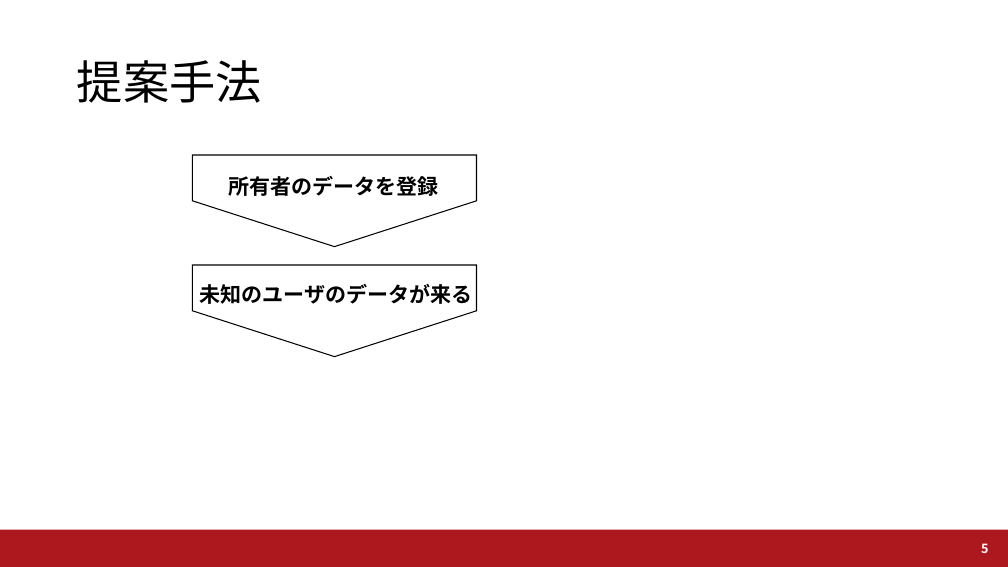
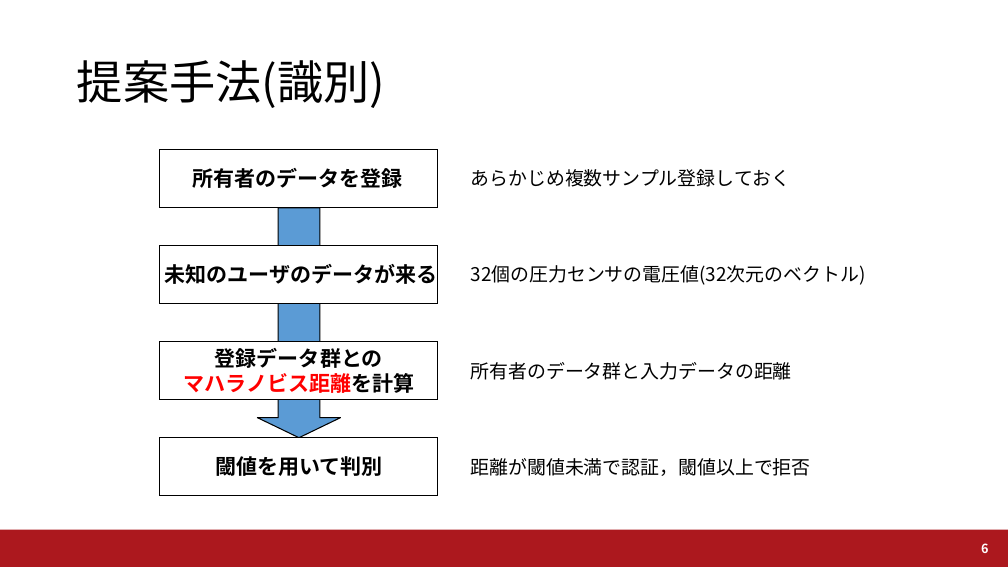
Before and after one commit to a2h1r0/lab, a slide deck: slide 6 of UWW2019/UWW2019_Fujii.pptx (slide 5 before the commit). Drawn at 1008x567 pixels with LibreOffice and Linux fonts; fonts in the diff are those of the drawing; background and template pictures are left out. Boxes give left, top, right and bottom in pixels: in the first picture for what was removed or moved away, otherwise in the second. Text is boxed around its words. In the diff, an @@ line names an element or a change of style, - is before the commit and + after.

```diff
--- a/UWW2019/UWW2019_Fujii.pptx
+++ b/UWW2019/UWW2019_Fujii.pptx
@@ title at bbox=[77, 60, 386, 108]: text changed @@
-提案手法
+提案手法(識別)
@@ rectangle added at bbox=[160, 150, 439, 208], fill #FFFFFF, outline #000000 1 pt @@
@@ text "所有者のデータを登録": place and size @@
-text "所有者のデータを登録" at bbox=[228, 176, 438, 196]
+text "所有者のデータを登録" at bbox=[193, 168, 403, 188]
@@ pentagon arrow removed at bbox=[192, 155, 477, 247] @@
@@ text added at bbox=[471, 169, 791, 187], 18 pt, text #000000 @@
+あらかじめ複数サンプル登録しておく
@@ right arrow added at bbox=[257, 208, 341, 286], fill #5B9BD5, outline #000000 1 pt @@
@@ text "未知のユーザのデータが来る": place and size @@
-text "未知のユーザのデータが来る" at bbox=[200, 284, 473, 304]
+text "未知のユーザのデータが来る" at bbox=[165, 261, 438, 287]
@@ text "未知のユーザのデータが来る" at bbox=[165, 261, 438, 287]: alignment left to right @@
@@ rectangle added at bbox=[160, 246, 439, 304], fill #FFFFFF, outline #000000 1 pt @@
@@ pentagon arrow removed at bbox=[192, 265, 477, 357] @@
@@ text added at bbox=[471, 265, 866, 285], 18 pt, text #000000 @@
+32個の圧力センサの電圧値(32次元のベクトル)
@@ right arrow added at bbox=[257, 303, 341, 381], fill #5B9BD5, outline #000000 1 pt @@
@@ rectangle added at bbox=[160, 342, 439, 400], fill #FFFFFF, outline #000000 1 pt @@
@@ text added at bbox=[183, 348, 414, 393], 20 pt, text #000000, bold @@
+登録データ群との
+マハラノビス距離を計算
@@ text added at bbox=[471, 362, 792, 380], 18 pt, text #000000 @@
+所有者のデータ群と入力データの距離
@@ right arrow added at bbox=[257, 398, 341, 438], fill #5B9BD5, outline #000000 1 pt @@
@@ rectangle added at bbox=[160, 438, 439, 496], fill #FFFFFF, outline #000000 1 pt @@
@@ text added at bbox=[215, 456, 383, 476], 20 pt, text #000000, bold @@
+閾値を用いて判別
@@ text added at bbox=[471, 458, 811, 476], 18 pt, text #000000 @@
+距離が閾値未満で認証，閾値以上で拒否
```
Also in this commit, not shown: 3 other slides changed, 5 slides added, 10 other files.
